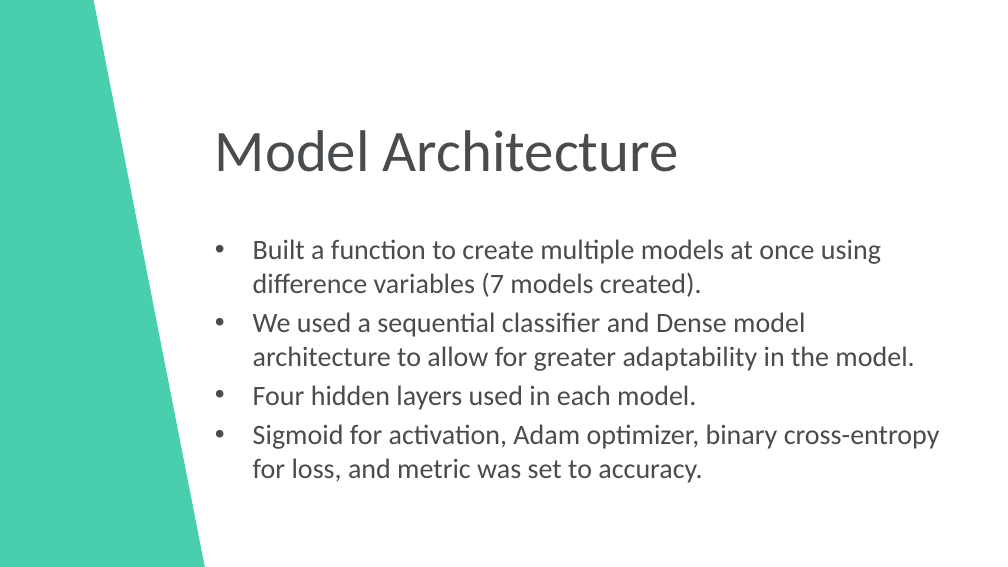
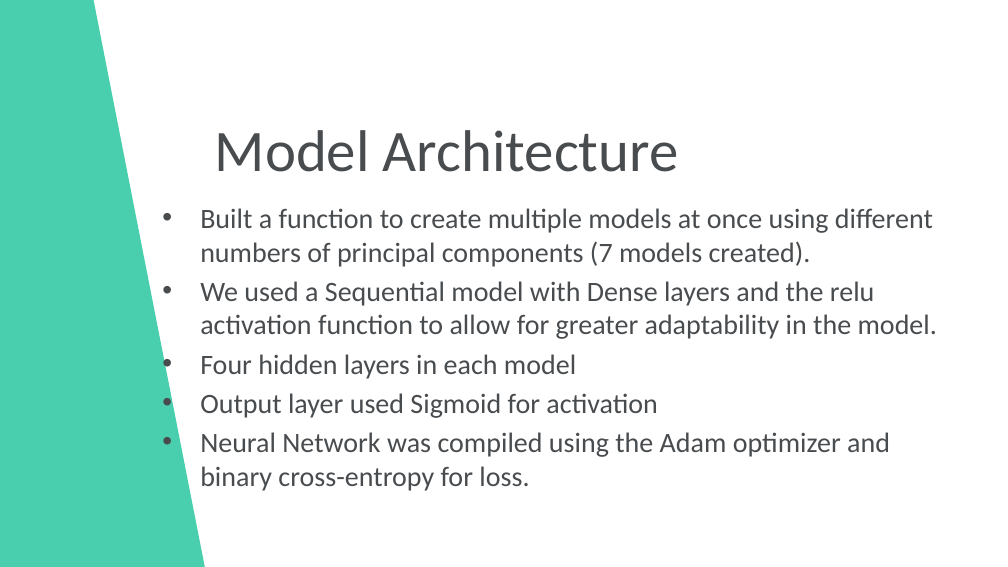
Before and after one commit to joshuatbond/Crypto_Deep_Learning_Proj, a slide deck: slide 6 of Presentation.pptx. Drawn at 1008x567 pixels with LibreOffice and Linux fonts; fonts in the diff are those of the drawing; background and template pictures are left out. Boxes give left, top, right and bottom in pixels: in the first picture for what was removed or moved away, otherwise in the second. Text is boxed around its words. In the diff, an @@ line names an element or a change of style, - is before the commit and + after.

Commit message:
finished ppt

```diff
--- a/Presentation.pptx
+++ b/Presentation.pptx
@@ text at [200,208,937,457]: text changed @@
-• Built a function to create multiple models at once using difference variables (7 models created).
-• We used a sequential classifier and Dense model architecture to allow for greater adaptability in the model.
-• Four hidden layers used in each model.
-• Sigmoid for activation, Adam optimizer, binary cross-entropy for loss, and metric was set to accuracy.
+• Built a function to create multiple models at once using different numbers of principal components (7 models created).
+• We used a Sequential model with Dense layers and the relu activation function to allow for greater adaptability in the model.
+• Four hidden layers in each model
+• Output layer used Sigmoid for activation
+• Neural Network was compiled using the Adam optimizer and binary cross-entropy for loss.
```
Also in this commit, not shown: 2 other slides changed, 1 other file.
